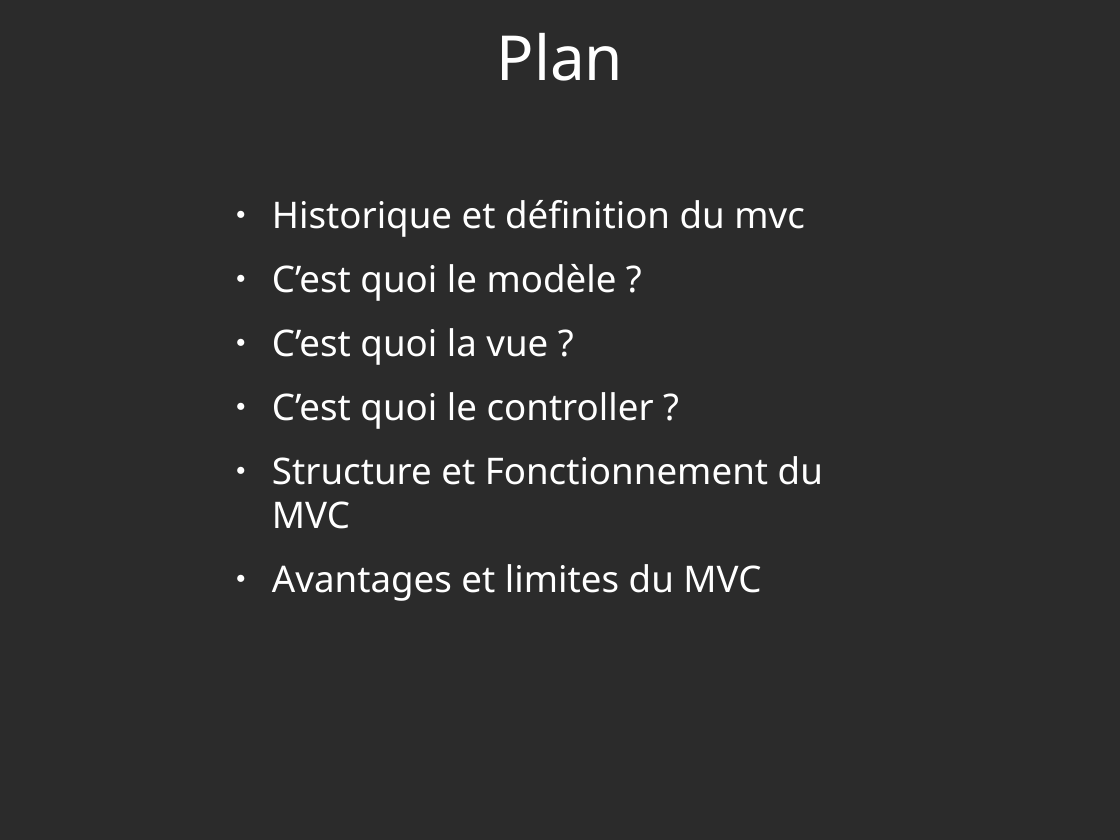
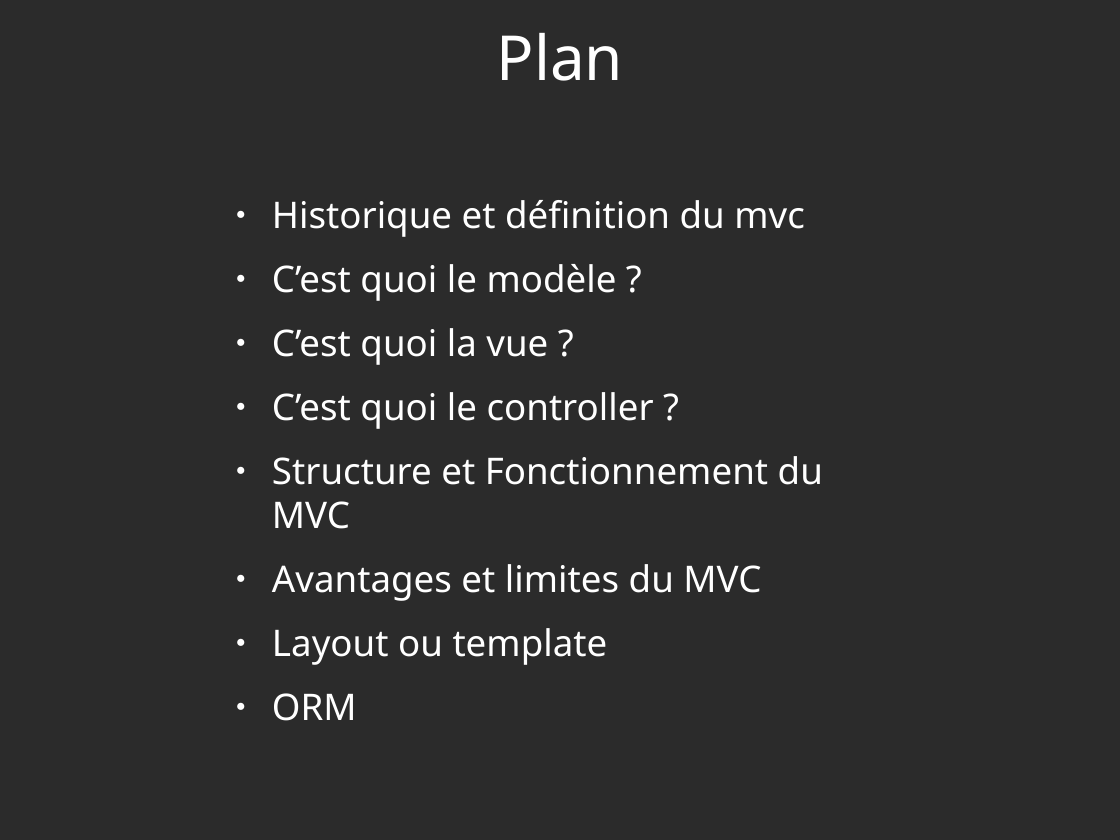
Before and after one commit to as199/filredprivate, a slide deck: slide 2 of doc/veille mvc.odp. Drawn at 1120x840 pixels with LibreOffice and Linux fonts; fonts in the diff are those of the drawing; background and template pictures are left out; a plain dark background stands for a picture behind light text. Boxes give left, top, right and bottom in pixels: in the first picture for what was removed or moved away, otherwise in the second. Text is boxed around its words. In the diff, an @@ line names an element or a change of style, - is before the commit and + after.

```diff
--- a/doc/veille mvc.odp
+++ b/doc/veille mvc.odp
@@ text at (x1=272, y1=628, x2=608, y2=721): paragraphs added @@
+● Layout ou template
+● ORM
```
Also in this commit, not shown: 1 other slide changed, 2 slides added, 19 other files.
